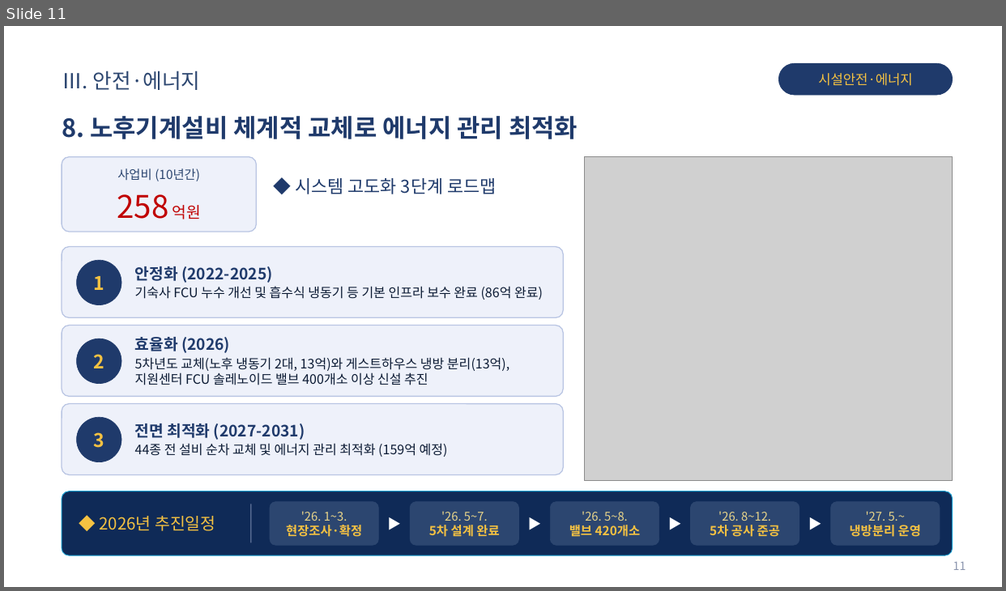
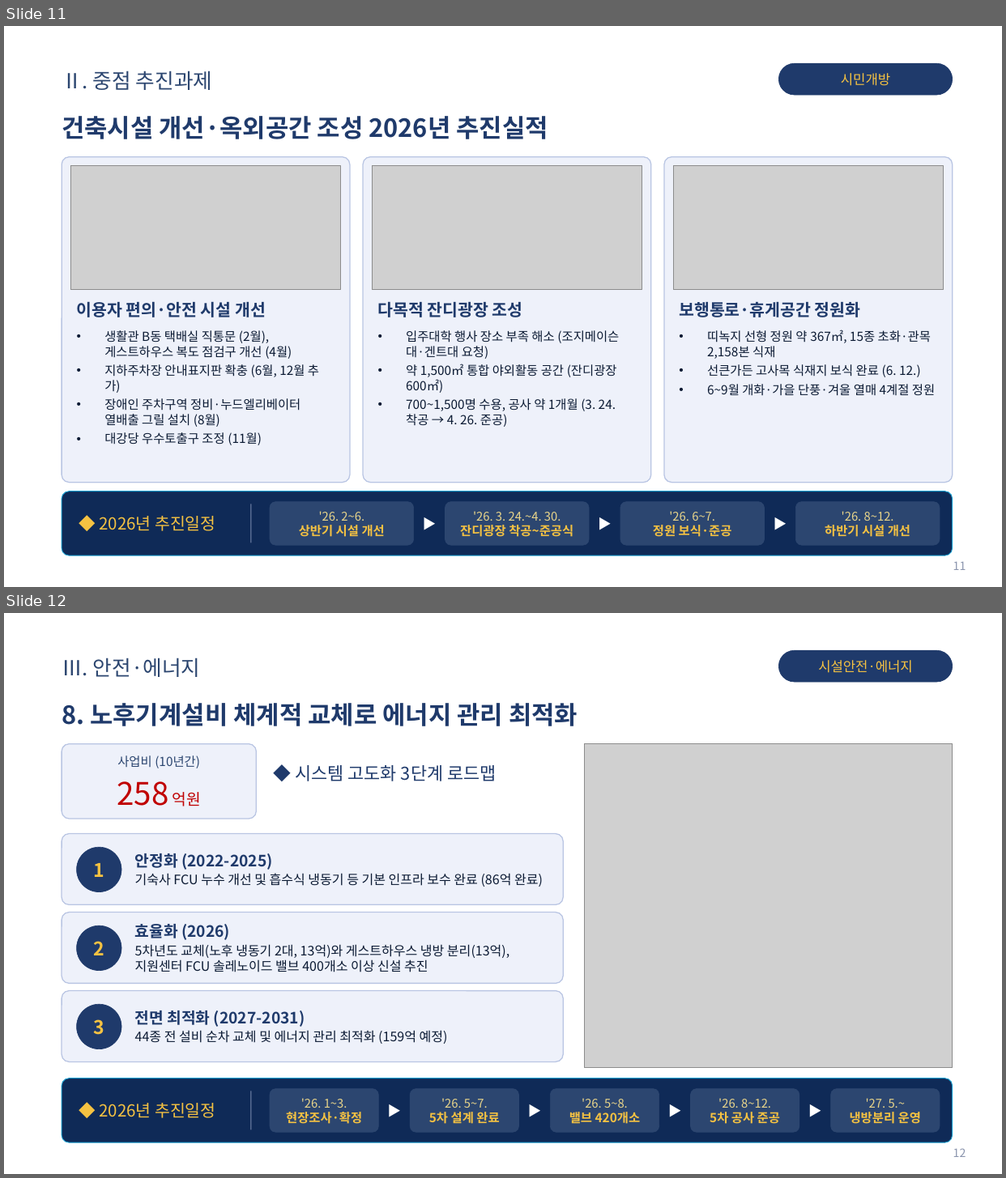
Before and after one commit to teahyunkim70-bot/my-project, a slide deck: Vision2030_Roadmap_발표자료.pptx. Shown one above the other, each under a label of ours: slide 11 before the commit, slides 11 and 12 after it. The pictures are 1006x591 and 1006x1178 pixels, drawn with LibreOffice and Linux fonts; fonts in the diff are those of the drawing; grey boxes stand for pictures; background and template pictures are left out. Boxes give left, top, right and bottom in pixels: in the first picture for what was removed or moved away, otherwise in the second. Text is boxed around its words. In the diff, an @@ line names an element or a change of style, - is before the commit and + after.

```diff
--- a/Vision2030_Roadmap_발표자료.pptx
+++ b/Vision2030_Roadmap_발표자료.pptx
@@ slide 11 added at [4, 26, 1002, 587], background picture (left out) @@
@@ text added at [62, 71, 213, 90], 20 pt, text #2C4670 @@
+Ⅱ. 중점 추진과제
@@ rounded rectangle added at [779, 63, 953, 95], fill #1F3A6B, outline #1F3A6B 0.5 pt @@
@@ text added at [841, 73, 890, 86], 13 pt, text #F5C242 @@
+시민개방
@@ title added at [62, 116, 548, 139], 24 pt, text #1F3A6B, bold @@
+건축시설 개선·옥외공간 조성 2026년 추진실적
@@ rounded rectangle added at [62, 157, 350, 483], fill #EEF1FA, outline #B9C5E3 1 pt @@
@@ picture added at [70, 166, 341, 289] @@
@@ rounded rectangle added at [363, 157, 651, 483], fill #EEF1FA, outline #B9C5E3 1 pt @@
@@ picture added at [373, 166, 642, 289] @@
@@ rounded rectangle added at [664, 157, 953, 483], fill #EEF1FA, outline #B9C5E3 1 pt @@
@@ picture added at [673, 166, 944, 289] @@
@@ text added at [77, 301, 266, 318], 16 pt, text #1F3A6B, bold @@
+이용자 편의·안전 시설 개선
@@ text added at [378, 301, 523, 318], 16 pt, text #1F3A6B, bold @@
+다목적 잔디광장 조성
@@ text added at [679, 302, 861, 318], 16 pt, text #1F3A6B, bold @@
+보행통로·휴게공간 정원화
@@ text added at [104, 331, 319, 446], 12 pt, text #0B1A33 @@
+• 생활관 B동 택배실 직통문 (2월), 게스트하우스 복도 점검구 개선 (4월)
+• 지하주차장 안내표지판 확충 (6월, 12월 추가)
+• 장애인 주차구역 정비·누드엘리베이터 열배출 그릴 설치 (8월)
+• 대강당 우수토출구 조정 (11월)
@@ text added at [406, 331, 619, 427], 12 pt, text #0B1A33 @@
+• 입주대학 행사 장소 부족 해소 (조지메이슨대·겐트대 요청)
+• 약 1,500㎡ 통합 야외활동 공간 (잔디광장 600㎡)
+• 700~1,500명 수용, 공사 약 1개월 (3. 24. 착공 → 4. 26. 준공)
@@ text added at [707, 330, 935, 396], 12 pt, text #0B1A33 @@
+• 띠녹지 선형 정원 약 367㎡, 15종 초화·관목 2,158본 식재
+• 선큰가든 고사목 식재지 보식 완료 (6. 12.)
+• 6~9월 개화·가을 단풍·겨울 열매 4계절 정원
@@ rounded rectangle added at [62, 492, 953, 556], fill #0F2A57, outline #1A9FD0 0.75 pt @@
@@ line added from (251, 505) to (251, 544), #7C8DB0 0.75 pt @@
@@ rounded rectangle added at [270, 502, 414, 545], fill #2C4670, outline #2C4670 0.5 pt @@
@@ text added at [299, 511, 385, 537], 11.5 pt, text #E9D58A @@
+'26. 2~6.
+상반기 시설 개선
@@ text added at [414, 492, 445, 556], 13 pt, text #FFFFFF @@
+▶
@@ rounded rectangle added at [445, 502, 589, 545], fill #2C4670, outline #2C4670 0.5 pt @@
@@ text added at [460, 511, 573, 537], 11.5 pt, text #E9D58A @@
+'26. 3. 24.~4. 30.
+잔디광장 착공~준공식
@@ text added at [590, 492, 621, 556], 13 pt, text #FFFFFF @@
+▶
@@ rounded rectangle added at [620, 502, 764, 545], fill #2C4670, outline #2C4670 0.5 pt @@
@@ text added at [653, 511, 732, 537], 11.5 pt, text #E9D58A @@
+'26. 6~7.
+정원 보식·준공
@@ text added at [765, 492, 796, 556], 13 pt, text #FFFFFF @@
+▶
@@ rounded rectangle added at [796, 502, 940, 545], fill #2C4670, outline #2C4670 0.5 pt @@
@@ text added at [825, 511, 910, 537], 11.5 pt, text #E9D58A @@
+'26. 8~12.
+하반기 시설 개선
@@ text added at [99, 516, 215, 531], 16 pt, text #F5C242 @@
+◆ 2026년 추진일정
@@ page number added at [953, 562, 966, 570], 11 pt, text #8A94AD @@
+11
@@ what was slide 11 is now slide 12 @@
@@ page number at [953, 1148, 966, 1157]: text changed @@
-11
+12
```
Also in this commit, not shown: 2 slides changed, 2 other files.
